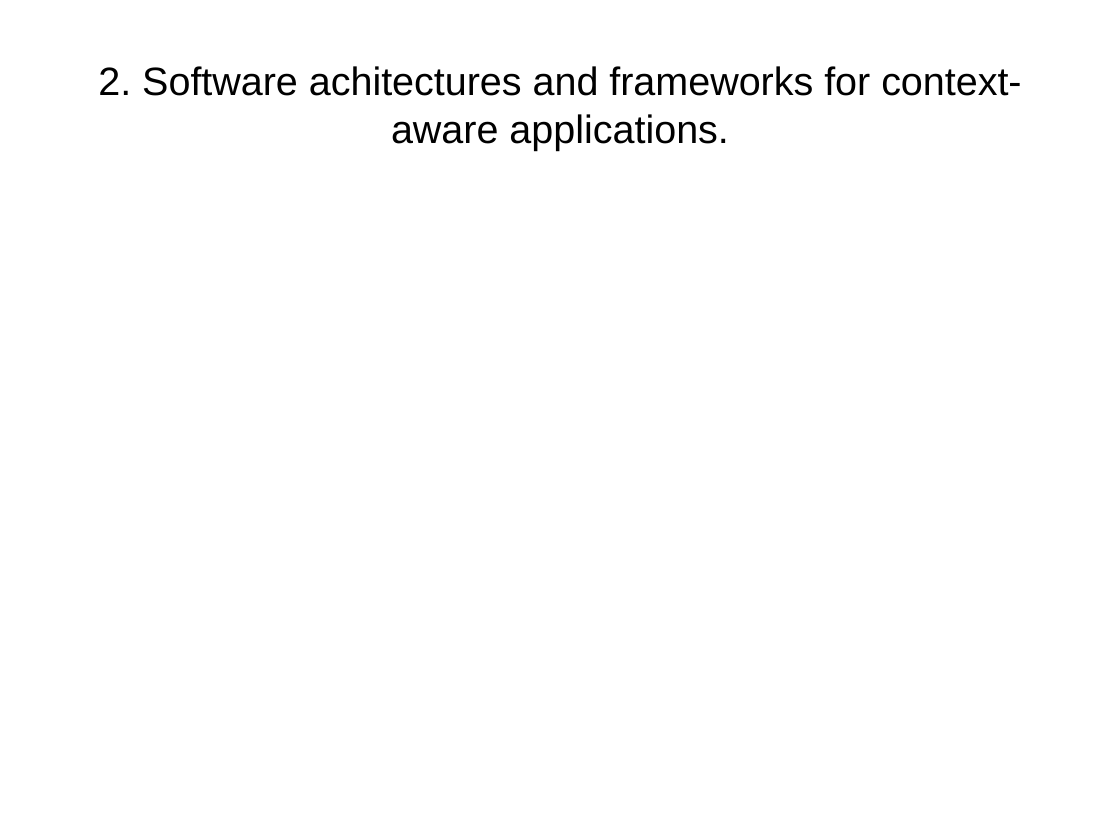
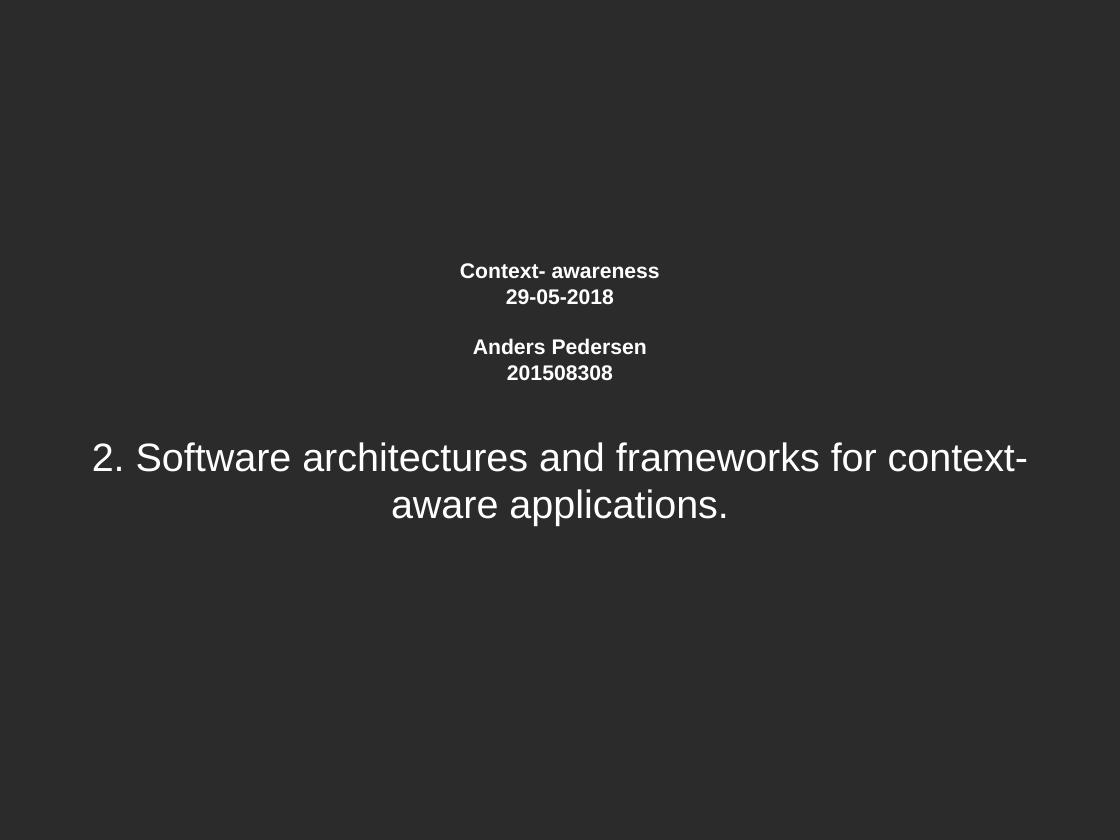
Before and after one commit to AndersHP/ContextAwarenessEksamen, a slide deck: slide 1 of 2SoftwareArchitecturesAndFrameworks .odp. Drawn at 1120x840 pixels with LibreOffice and Linux fonts; fonts in the diff are those of the drawing; background and template pictures are left out; a plain dark background stands for a picture behind light text. Boxes give left, top, right and bottom in pixels: in the first picture for what was removed or moved away, otherwise in the second. Text is boxed around its words. In the diff, an @@ line names an element or a change of style, - is before the commit and + after.

```diff
--- a/2SoftwareArchitecturesAndFrameworks .odp
+++ b/2SoftwareArchitecturesAndFrameworks .odp
@@ background #FFFFFF to picture (left out) @@
@@ title at bbox=[92, 263, 1028, 526]: text changed; text colour #000000 to #FFFFFF @@
-2. Software achitectures and frameworks for context-aware applications.
+Context- awareness
+29-05-2018
+Anders Pedersen
+201508308
+2. Software architectures and frameworks for context-aware applications.
```
Also in this commit, not shown: 6 slides added, 2 other files.
